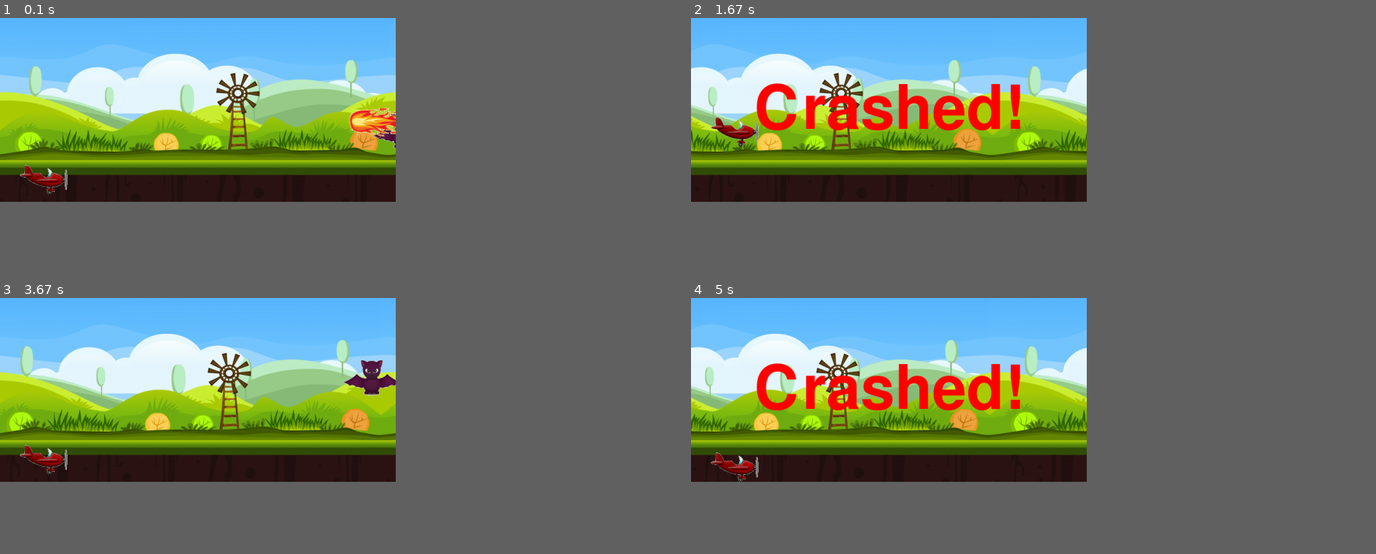
Above: before the commit, frames 1-4 (two rows, left to right).
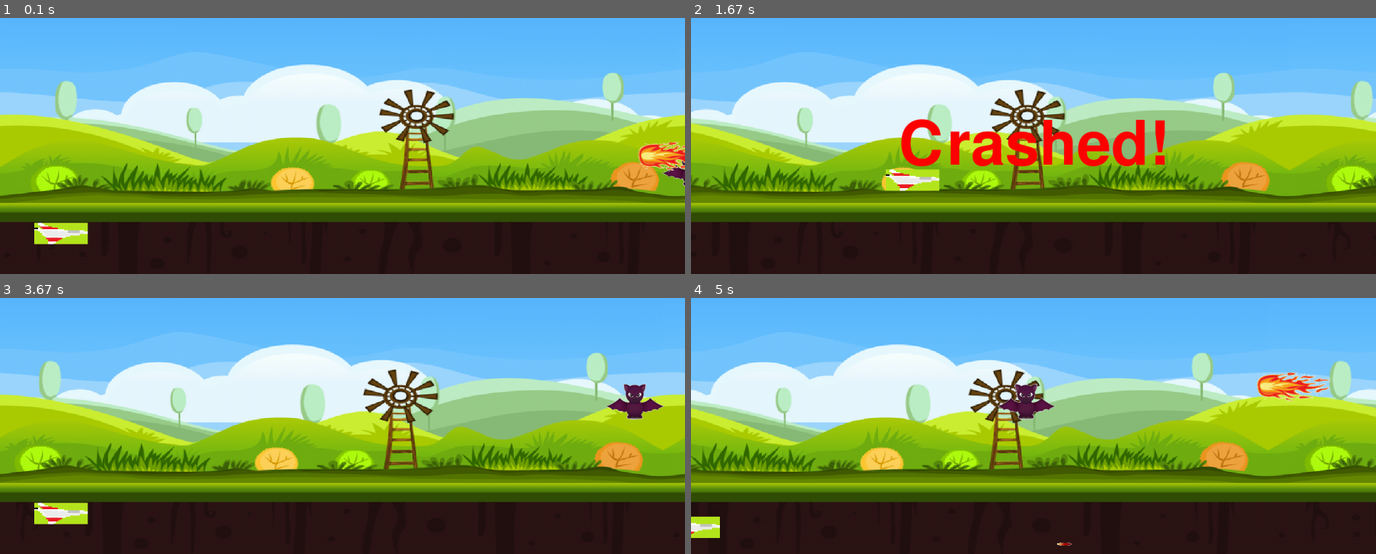
Above: after the commit, the same moments.

Repository: DJmong/Pygame
Game: pygame game, started from main.py
Same seed, same stepped clock (60 frames per second), same inputs: the game is played once before the commit and once after it.
Inputs:
- Up to frame 1 (0.1 s): no input
- Up to frame 2 (1.67 s): tap Ctrl at 0.33, 0.73, 1.03, 1.23 s; hold Right 0.67-1.13 s; hold Up 1.17-1.47 s
- Up to frame 3 (3.67 s): no input
- Up to frame 4 (5 s): hold Down 4.4-4.77 s; tap Ctrl at 4.47, 4.87 s; hold Left from 4.8 s (still down)
The window is 520x242 before the commit and 900x337 after it. Grey fills any space a smaller window leaves; there, only what the larger window draws over its background counts as a difference.

The runs differ from the first frame. In frame 1, 67% of the frame differs, in the area x 0-100%, y 0-89%; in frame 2, 67%; in frame 3, 67%; in frame 4, 67%.

Commit message:
Add Dummy Data, Add right left key insert

Diff:
--- a/main.py
+++ b/main.py
@@ -6,20 +6,24 @@
 
 Color = (255, 255, 255)
 RED = (255, 0, 0)
-width = 740
-height = 345
+width = 1280
+height = 480
 background_width = width
 
-bat_width = 110
-bat_height = 67
+img_user = 'graphic/backup.png'
+img_enemy = 'graphic/bat.png'
+img_bg = 'graphic/background.png'
+
+bat_width = 100
+bat_height = 60
 
 fireball1_width = 140
 fireball1_height = 60
 fireball2_width = 86
 fireball2_height = 60
 
-aircraft_width = 90
-aircraft_height = 55
+aircraft_width = 140
+aircraft_height = 70
 
 def textObj(text, font):
     textSurface = font.render(text, True, RED)
@@ -53,10 +57,7 @@
     isShotBat = False
     boom_count = 0
 
-
-    x = width * 0.05
-    y = height * 0.8
-    y_change = 0
+    user.setLocation(width * 0.05, height * 0.8)
 
     background1_x = 0
     background2_x = background_width
@@ -72,6 +73,7 @@
     bgm.setBgmVolume(0.4)
     bgm.playBgm('music.mp3')
 
+    #bgm.playSfx('stop.mp3')
     crashed = False
     while not crashed:
         for event in pygame.event.get():
@@ -80,18 +82,23 @@
 
             if event.type == pygame.KEYDOWN:
                 if event.key == pygame.K_UP:
-                    y_change = -5
+                    user.setAccel(0, -10)
                 elif event.key == pygame.K_DOWN:
-                    y_change = 5
+                    user.setAccel(0, 10)
+                elif event.key == pygame.K_LEFT:
+                    user.setAccel(-10, 0)
+                elif event.key == pygame.K_RIGHT:
+                    user.setAccel(10, 0)
                 elif event.key == pygame.K_LCTRL:
+                    x, y = user.getLocation()
                     bullet_x = x + aircraft_width
                     bullet_y = y + aircraft_height/2
                     bullet_xy.append([bullet_x, bullet_y])
 
             if event.type == pygame.KEYUP:
                 if event.key == pygame.K_UP or event.key == pygame.K_DOWN:
-                    y_change = 0
-
+                    user.setAccel(0, 0)
+        x, y = user.getLocation()
 
         gamepad.fill(Color)
 
@@ -107,7 +114,7 @@
         drawObject(background1, background1_x, 0)
         drawObject(background2, background2_x, 0)
 
-        y += y_change
+        user.move()
 
         if y < 0:
             y = 0
@@ -152,6 +159,7 @@
                     except:
                         pass
 
+
         #crash check for
         if x + aircraft_width > bat_x:
             if (y > bat_y and y < bat_y + bat_height) or\
@@ -180,10 +188,9 @@
             drawObject(boom, bat_x, bat_y)
             bgm.playSfx('sfx.mp3')
             boom_count += 1
-            if boom_count > 5:
-                boom_count = 0
-                bat.setLocation(width, random.randrange(0, height - bat_height))
-                isShotBat = False
+            bat.setLocation(width, random.randrange(0, height - bat_height))
+            isShotBat = False
+            # bgm.playSfx('stop.mp3')
 
         if len(bullet_xy) != 0:
             for bx, by in bullet_xy:
@@ -207,12 +214,13 @@
     pygame.init()
     gamepad = pygame.display.set_mode((width, height))
 
-    user = ch.Player(pygame.image.load('graphic/plane.png'))
+    user = ch.Player(pygame.image.load(img_user))
     pygame.display.set_caption("Test")
-    background1 = pygame.image.load('graphic/background.png')
+    background1 = pygame.image.load(img_bg)
+    background1 = pygame.transform.scale(background1, (width, height))
     background2 = background1.copy()
 
-    bat = ch.Enemy(100, pygame.image.load('graphic/bat.png'))
+    bat = ch.Enemy(100, pygame.image.load(img_enemy))
     fires.append((0, pygame.image.load('graphic/fireball.png')))
     fires.append((0, pygame.image.load('graphic/fireball2.png')))
     boom = pygame.image.load('graphic/boom.png')
Binary file added: graphic/b1.jpg
Binary file added: graphic/backup.png
Binary file added: graphic/backup2.png
Binary file added: graphic/img.png
Not shown, added: sound/death.mp3
Not shown, added: sound/stop.mp3
